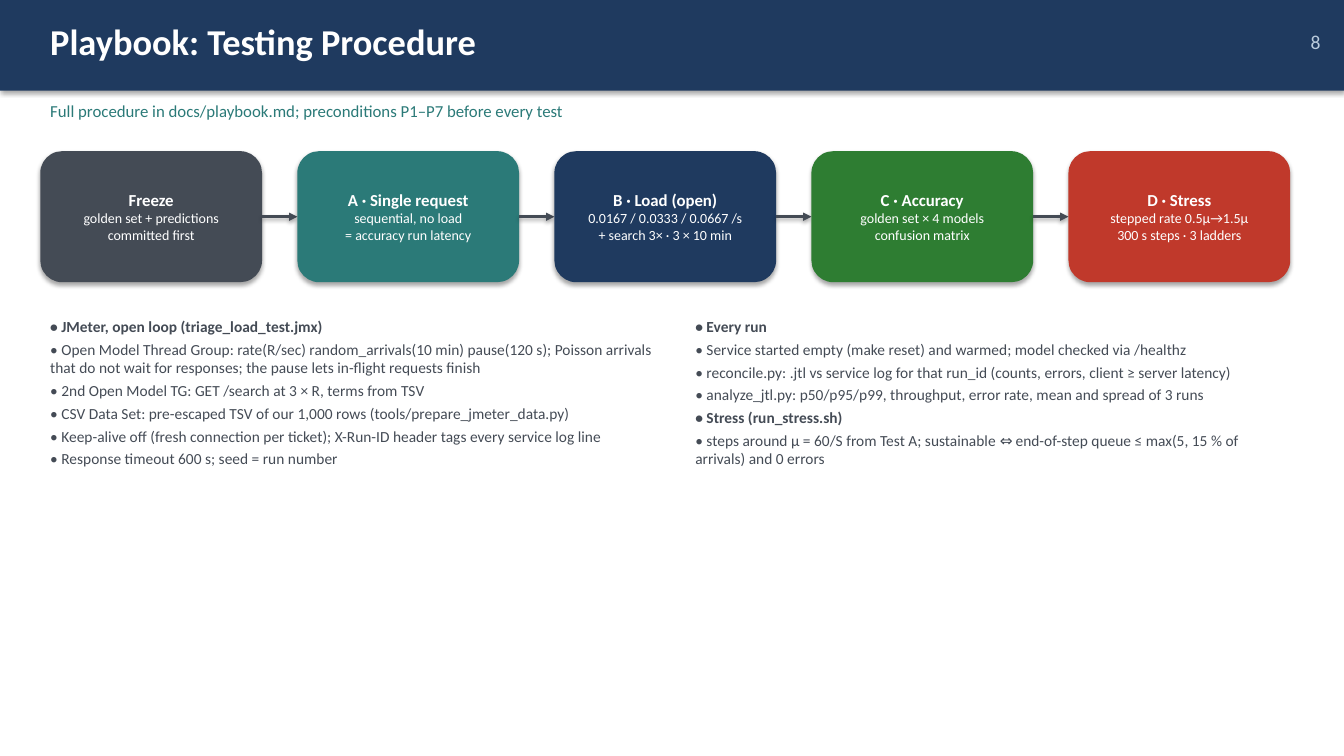
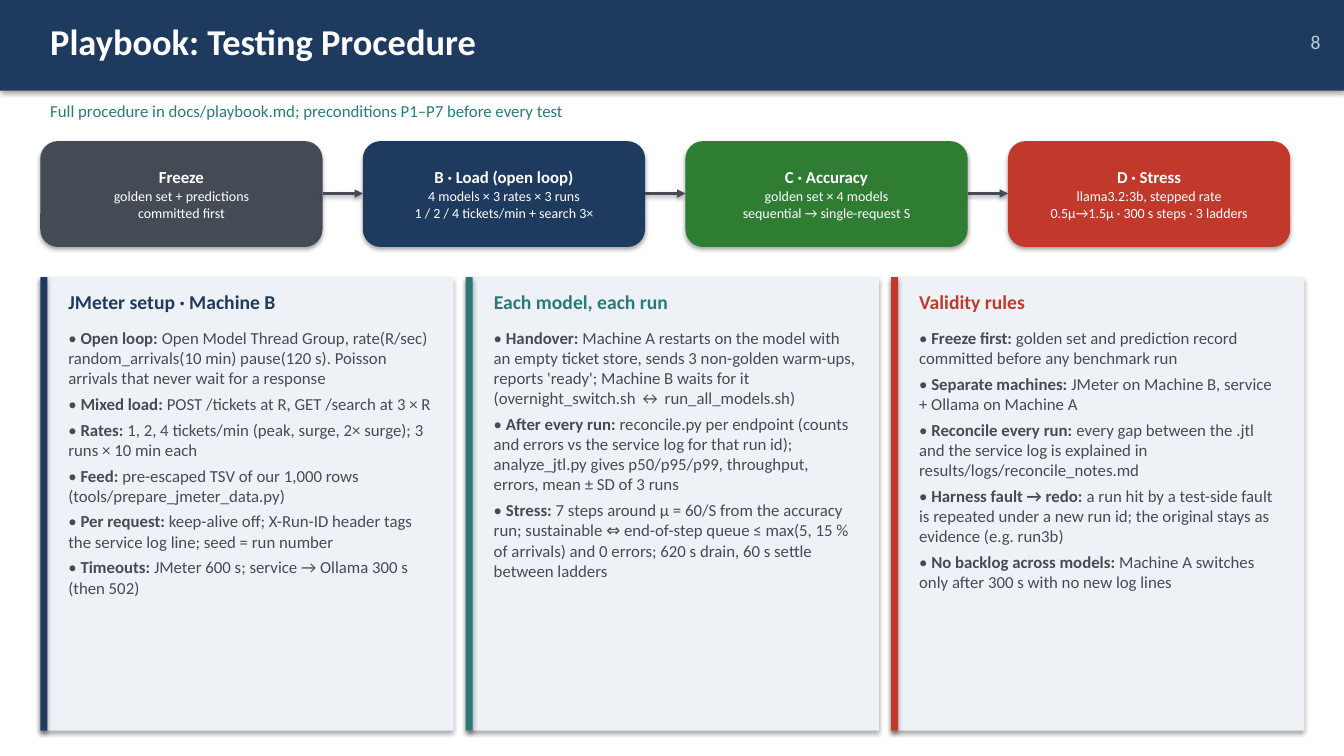
Before and after one commit to AlvinKoh1/ICT3113-Assignment2, a slide deck: slide 8 of deck/Group09.pptx. Drawn at 1344x756 pixels with LibreOffice and Linux fonts; fonts in the diff are those of the drawing. Boxes give left, top, right and bottom in pixels: in the first picture for what was removed or moved away, otherwise in the second. Text is boxed around its words. In the diff, an @@ line names an element or a change of style, - is before the commit and + after.

```diff
--- a/deck/Group09.pptx
+++ b/deck/Group09.pptx
@@ rounded rectangle "Freeze": place and size @@
-rounded rectangle "Freeze" at [40,151,262,282]
+rounded rectangle "Freeze" at [40,141,323,247]
@@ rounded rectangle "B · Load (open loop)": place and size @@
-rounded rectangle "B · Load (open loop)" at [297,151,519,282]
+rounded rectangle "B · Load (open loop)" at [363,141,645,247]
@@ rounded rectangle "B · Load (open loop)" at [363,141,645,247]: fill #2B7A78 to #1F3A5F @@
@@ rounded rectangle "C · Accuracy": place and size @@
-rounded rectangle "C · Accuracy" at [812,151,1033,282]
+rounded rectangle "C · Accuracy" at [686,141,968,247]
@@ rounded rectangle "D · Stress": place and size @@
-rounded rectangle "D · Stress" at [1069,151,1291,282]
+rounded rectangle "D · Stress" at [1008,141,1291,247]
@@ text in rounded rectangle at [415,171,593,219]: text changed @@
-A · Single request
-sequential, no load
-= accuracy run latency
+B · Load (open loop)
+4 models × 3 rates × 3 runs
+1 / 2 / 4 tickets/min + search 3×
@@ rounded rectangle removed at [555,151,776,282] @@
-B · Load (open)
-0.0167 / 0.0333 / 0.0667 /s
-+ search 3× · 3 × 10 min
@@ arrow moved from (262, 217) - (297, 217) to (323, 194) - (363, 194) @@
@@ arrow moved from (519, 217) - (555, 217) to (645, 194) - (686, 194) @@
@@ text in rounded rectangle at [743,208,910,221]: text changed @@
-confusion matrix
+sequential → single-request S
@@ arrow moved from (776, 217) - (812, 217) to (968, 194) - (1008, 194) @@
@@ text in rounded rectangle at [1051,191,1248,221]: text changed @@
-stepped rate 0.5μ→1.5μ
-300 s steps · 3 ladders
+llama3.2:3b, stepped rate
+0.5μ→1.5μ · 300 s steps · 3 ladders
@@ arrow removed from (1033, 217) to (1069, 217) @@
@@ rectangle added at [40,277,454,731], fill #EEF2F7 @@
@@ rectangle added at [40,277,47,731], fill #1F3A5F @@
@@ text added at [68,295,275,312], 14 pt, text #1F3A5F, bold @@
+JMeter setup · Machine B
@@ rectangle added at [466,277,879,731], fill #EEF2F7 @@
@@ rectangle added at [466,277,473,731], fill #2B7A78 @@
@@ text added at [494,295,668,312], 14 pt, text #2B7A78, bold @@
+Each model, each run
@@ rectangle added at [891,277,1305,731], fill #EEF2F7 @@
@@ rectangle added at [891,277,898,731], fill #C0392B @@
@@ text added at [919,295,1025,312], 14 pt, text #C0392B, bold @@
+Validity rules
@@ text at [68,332,430,596]: text changed; size 11 to 12 pt @@
-• JMeter, open loop (triage_load_test.jmx)
-• Open Model Thread Group: rate(R/sec) random_arrivals(10 min) pause(120 s); Poisson arrivals that do not wait for responses; the pause lets in-flight requests finish
-• 2nd Open Model TG: GET /search at 3 × R, terms from TSV
-• CSV Data Set: pre-escaped TSV of our 1,000 rows (tools/prepare_jmeter_data.py)
-• Keep-alive off (fresh connection per ticket); X-Run-ID header tags every service log line
-• Response timeout 600 s; seed = run number
+• Open loop: Open Model Thread Group, rate(R/sec) random_arrivals(10 min) pause(120 s). Poisson arrivals that never wait for a response
+• Mixed load: POST /tickets at R, GET /search at 3 × R
+• Rates: 1, 2, 4 tickets/min (peak, surge, 2× surge); 3 runs × 10 min each
+• Feed: pre-escaped TSV of our 1,000 rows (tools/prepare_jmeter_data.py)
+• Per request: keep-alive off; X-Run-ID header tags the service log line; seed = run number
+• Timeouts: JMeter 600 s; service → Ollama 300 s (then 502)
@@ text at [494,332,856,577]: text changed; size 11 to 12 pt @@
-• Every run
-• Service started empty (make reset) and warmed; model checked via /healthz
-• reconcile.py: .jtl vs service log for that run_id (counts, errors, client ≥ server latency)
-• analyze_jtl.py: p50/p95/p99, throughput, error rate, mean and spread of 3 runs
-• Stress (run_stress.sh)
-• steps around μ = 60/S from Test A; sustainable ⇔ end-of-step queue ≤ max(5, 15 % of arrivals) and 0 errors
+• Handover: Machine A restarts on the model with an empty ticket store, sends 3 non-golden warm-ups, reports 'ready'; Machine B waits for it (overnight_switch.sh ↔ run_all_models.sh)
+• After every run: reconcile.py per endpoint (counts and errors vs the service log for that run id); analyze_jtl.py gives p50/p95/p99, throughput, errors, mean ± SD of 3 runs
+• Stress: 7 steps around μ = 60/S from the accuracy run; sustainable ⇔ end-of-step queue ≤ max(5, 15 % of arrivals) and 0 errors; 620 s drain, 60 s settle between ladders
@@ text added at [919,332,1272,591], 12 pt, text #444B55 @@
+• Freeze first: golden set and prediction record committed before any benchmark run
+• Separate machines: JMeter on Machine B, service + Ollama on Machine A
+• Reconcile every run: every gap between the .jtl and the service log is explained in results/logs/reconcile_notes.md
+• Harness fault → redo: a run hit by a test-side fault is repeated under a new run id; the original stays as evidence (e.g. run3b)
+• No backlog across models: Machine A switches only after 300 s with no new log lines
```
Also in this commit, not shown: 4 other slides changed, 4 slides added, 4 slides removed, 1 other file.
